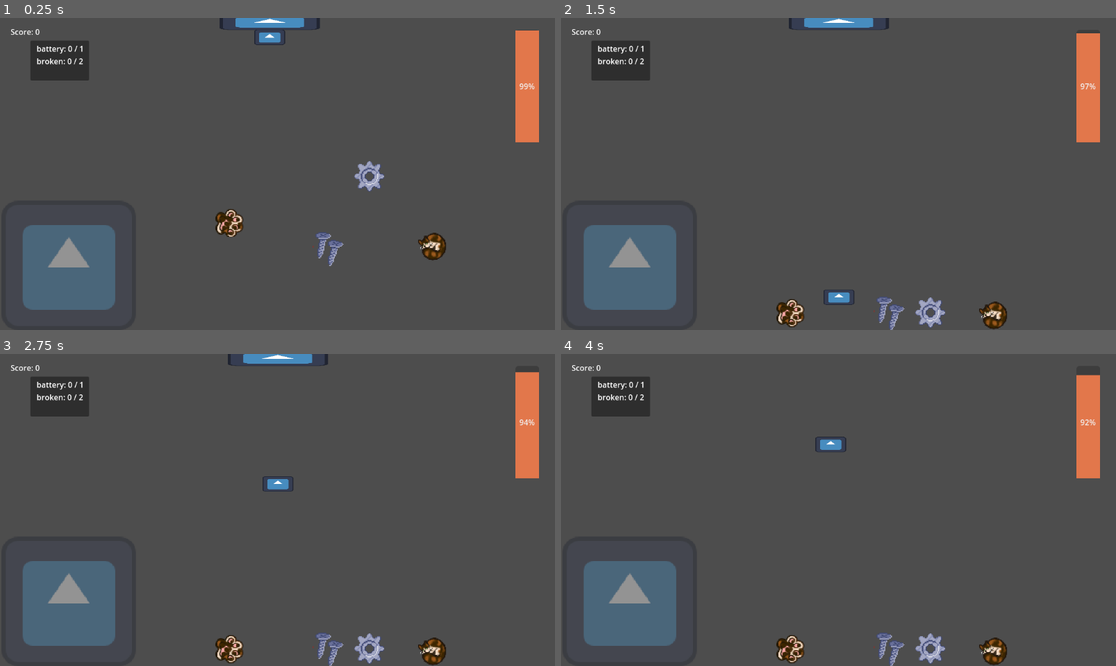
Above: before the commit, frames 1-4 (two rows, left to right).
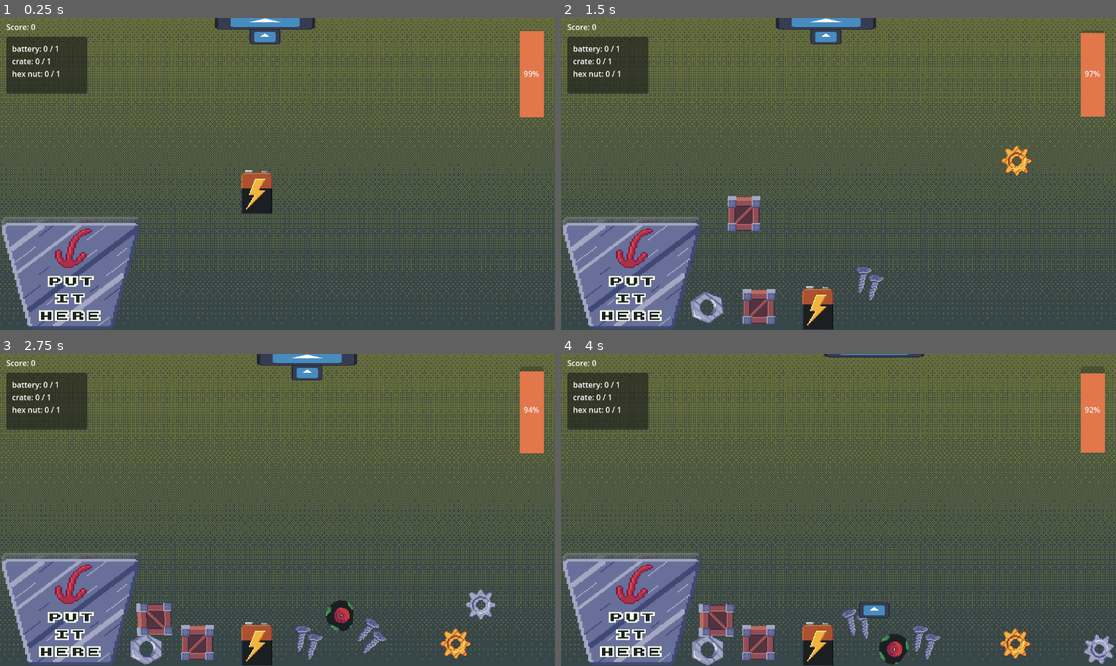
Above: after the commit, the same moments.

Repository: geuresti/mini_jam_214
Game: Godot game, scene res://Scenes/level.tscn
Two runs of this game, one before a commit and one after it. Both use one fixed random seed, a clock stepped at 60 frames per second and the inputs below. The engine's default icon, where the game draws it, is replaced by a stand-in: a white triangle on a blue panel in a dark square.
Inputs (mouse positions are in pixels of both pictures, inside the frame that each line leads up to):
- Up to frame 1 (0.25 s): no input
- Up to frame 2 (1.5 s): move the mouse to (960, 158) at 0.52 s; hold D (right) 0.53-1.28 s; tap Space (activate) at 0.6, 1.35 s; move the mouse to (727, 189) at 1.27 s; hold Down (ui_down) from 1.28 s (still down)
- Up to frame 3 (2.75 s): move the mouse to (333, 441) at 2.02 s; release Down (ui_down) at 2.03 s; hold D (right) from 2.03 s (still down); tap Space (activate) at 2.1 s
- Up to frame 4 (4 s): move the mouse to (810, 572) at 2.77 s; release D (right) at 2.78 s; hold Up (ui_up) 2.78-3.53 s; tap Space (activate) at 2.85, 3.6 s; move the mouse to (1005, 556) at 3.52 s; hold A (left) from 3.53 s (still down)

The runs differ from the first frame. In frame 1, 39% of the frame differs, in the area x 0-100%, y 0-100%; in frame 2, 42%; in frame 3, 43%; in frame 4, 43%.

Commit message:
Added Art
Added art assets, fixed bugs, added game loop logic

Diff:
--- a/Scenes/HUD.tscn
+++ b/Scenes/HUD.tscn
@@ -15,39 +15,52 @@
 grow_vertical = 2
 script = ExtResource("1_sd512")
 
-[node name="Top_Row_UI" type="HBoxContainer" parent="."]
+[node name="Score" type="Label" parent="."]
 layout_mode = 1
-anchors_preset = 10
-anchor_right = 1.0
-offset_left = 12.0
-offset_right = -12.0
-offset_bottom = 40.0
+anchors_preset = -1
+anchor_left = 0.011
+anchor_top = 0.011
+anchor_right = 0.159
+anchor_bottom = 0.045
 grow_horizontal = 2
-
-[node name="Score" type="Label" parent="Top_Row_UI"]
-layout_mode = 2
+grow_vertical = 2
 text = "Score: 0"
 
 [node name="EnergyBar" type="ProgressBar" parent="."]
-layout_mode = 0
-offset_left = 1018.0
-offset_top = 16.0
-offset_right = 1067.0
-offset_bottom = 249.0
+layout_mode = 1
+anchors_preset = -1
+anchor_left = 0.937
+anchor_top = 0.04
+anchor_right = 0.98
+anchor_bottom = 0.317
+grow_horizontal = 2
+grow_vertical = 2
 theme_override_styles/fill = SubResource("StyleBoxFlat_sd512")
 value = 50.0
 fill_mode = 3
 
+[node name="TextureProgressBar" type="TextureProgressBar" parent="."]
+layout_mode = 0
+offset_left = 751.0
+offset_top = 130.0
+offset_right = 791.0
+offset_bottom = 170.0
+
 [node name="Level_Requirements" type="Panel" parent="."]
-layout_mode = 0
-offset_left = 11.0
-offset_top = 38.0
-offset_right = 133.0
-offset_bottom = 121.0
+layout_mode = 1
+anchors_preset = -1
+anchor_left = 0.011
+anchor_top = 0.06
+anchor_right = 0.157
+anchor_bottom = 0.242
 
 [node name="Label" type="Label" parent="Level_Requirements"]
-layout_mode = 0
-offset_left = 13.0
-offset_top = 5.0
-offset_right = 109.0
-offset_bottom = 28.0
+layout_mode = 1
+anchors_preset = -1
+anchor_left = 0.003
+anchor_right = 1.0
+anchor_bottom = 1.0
+offset_left = 11.4954
+offset_top = 13.0
+offset_right = -11.192
+offset_bottom = -81.936
--- a/Scenes/Items/battery_item.tscn
+++ b/Scenes/Items/battery_item.tscn
@@ -1,13 +1,21 @@
 [gd_scene load_steps=3 format=3 uid="uid://c41irqex016gn"]
 
 [ext_resource type="PackedScene" uid="uid://dnbrkwt8mctmj" path="res://Scenes/Items/item.tscn" id="1_7ajt2"]
-[ext_resource type="Texture2D" uid="uid://5ljh3hnq65l" path="res://Assets/Calico_Cat_Paw_Asset_.png" id="2_ahyr3"]
+[ext_resource type="Texture2D" uid="uid://24bv2iksrdfi" path="res://Assets/sprites.png" id="2_ahyr3"]
 
 [node name="BatteryItem" instance=ExtResource("1_7ajt2")]
 points = 10
 energy = 10
-item_type = "Battery"
+item_type = "battery"
 
 [node name="Sprite2D" parent="." index="0"]
-scale = Vector2(1.9375, 1.9375)
 texture = ExtResource("2_ahyr3")
+hframes = 8
+vframes = 4
+frame = 6
+
+[node name="CollisionShape2D" parent="GrabBox" index="0"]
+position = Vector2(0, 1.5)
+
+[node name="PhysicsCollisionShape" parent="." index="2"]
+position = Vector2(0, 1.5)
--- a/Scenes/Items/broken_item.tscn
+++ b/Scenes/Items/bomb_item.tscn
@@ -1,25 +1,30 @@
 [gd_scene load_steps=5 format=3 uid="uid://d2vahky23k64x"]
 
 [ext_resource type="PackedScene" uid="uid://dnbrkwt8mctmj" path="res://Scenes/Items/item.tscn" id="1_dwfcs"]
-[ext_resource type="Texture2D" uid="uid://cnsvsudusxhpt" path="res://Assets/calico_cat.png" id="2_0ait3"]
+[ext_resource type="Texture2D" uid="uid://24bv2iksrdfi" path="res://Assets/sprites.png" id="2_0ait3"]
 
 [sub_resource type="CircleShape2D" id="CircleShape2D_0ait3"]
-radius = 28.0
+radius = 17.0294
 
 [sub_resource type="CircleShape2D" id="CircleShape2D_jsala"]
-radius = 27.0185
+radius = 17.0
 
-[node name="BrokenItem" instance=ExtResource("1_dwfcs")]
+[node name="BombItem" instance=ExtResource("1_dwfcs")]
 energy = -15
-item_type = "Broken"
+item_type = "bomb"
 
 [node name="Sprite2D" parent="." index="0"]
-position = Vector2(-1, 1)
-scale = Vector2(2, 2)
+position = Vector2(-2, 0)
+scale = Vector2(1, 1)
 texture = ExtResource("2_0ait3")
+hframes = 8
+vframes = 4
+frame = 7
 
 [node name="CollisionShape2D" parent="GrabBox" index="0"]
+position = Vector2(-2, 8)
 shape = SubResource("CircleShape2D_0ait3")
 
 [node name="PhysicsCollisionShape" parent="." index="2"]
+position = Vector2(-2, 9)
 shape = SubResource("CircleShape2D_jsala")
--- /dev/null
+++ b/Scenes/Items/crate_item.tscn
@@ -0,0 +1,21 @@
+[gd_scene load_steps=3 format=3 uid="uid://b46xwaopl5tqg"]
+
+[ext_resource type="PackedScene" uid="uid://dnbrkwt8mctmj" path="res://Scenes/Items/item.tscn" id="1_rqtlo"]
+[ext_resource type="Texture2D" uid="uid://24bv2iksrdfi" path="res://Assets/sprites.png" id="2_13r7y"]
+
+[node name="CrateItem" instance=ExtResource("1_rqtlo")]
+item_type = "crate"
+
+[node name="Sprite2D" parent="." index="0"]
+position = Vector2(2, 1)
+scale = Vector2(1, 1)
+texture = ExtResource("2_13r7y")
+hframes = 7
+vframes = 4
+frame = 4
+
+[node name="CollisionShape2D" parent="GrabBox" index="0"]
+position = Vector2(-1.5, 0)
+
+[node name="PhysicsCollisionShape" parent="." index="2"]
+position = Vector2(-1.5, 0)
--- a/Scenes/Items/gear_item.tscn
+++ b/Scenes/Items/gear_item.tscn
@@ -4,20 +4,19 @@
 [ext_resource type="Texture2D" uid="uid://24bv2iksrdfi" path="res://Assets/sprites.png" id="2_ud8qy"]
 
 [sub_resource type="CircleShape2D" id="CircleShape2D_6ga5c"]
-radius = 32.9848
+radius = 16.0
 
 [sub_resource type="CircleShape2D" id="CircleShape2D_kj02d"]
-radius = 32.0
+radius = 16.0
 
 [node name="GearItem" instance=ExtResource("1_koha3")]
 points = 10
-item_type = "Gear"
+item_type = "gear"
 
 [node name="Sprite2D" parent="." index="0"]
-scale = Vector2(2, 2)
 texture = ExtResource("2_ud8qy")
-hframes = 8
-vframes = 11
+hframes = 9
+vframes = 6
 
 [node name="CollisionShape2D" parent="GrabBox" index="0"]
 shape = SubResource("CircleShape2D_6ga5c")
--- /dev/null
+++ b/Scenes/Items/golden_gear_item.tscn
@@ -0,0 +1,16 @@
+[gd_scene load_steps=3 format=3 uid="uid://dm7hilwuamw1x"]
+
+[ext_resource type="PackedScene" uid="uid://dnbrkwt8mctmj" path="res://Scenes/Items/item.tscn" id="1_g14cs"]
+[ext_resource type="Texture2D" uid="uid://24bv2iksrdfi" path="res://Assets/sprites.png" id="2_7hja7"]
+
+[node name="GoldenGearItem" instance=ExtResource("1_g14cs")]
+points = 15
+energy = 5
+item_type = "golden gear"
+
+[node name="Sprite2D" parent="." index="0"]
+scale = Vector2(1, 1)
+texture = ExtResource("2_7hja7")
+hframes = 9
+vframes = 6
+frame = 1
--- /dev/null
+++ b/Scenes/Items/hex_nut_item.tscn
@@ -0,0 +1,19 @@
+[gd_scene load_steps=3 format=3 uid="uid://7ry0qh2lanry"]
+
+[ext_resource type="PackedScene" uid="uid://dnbrkwt8mctmj" path="res://Scenes/Items/item.tscn" id="1_x7iey"]
+[ext_resource type="Texture2D" uid="uid://24bv2iksrdfi" path="res://Assets/sprites.png" id="2_7sv5i"]
+
+[node name="HexNutItem" instance=ExtResource("1_x7iey")]
+item_type = "hex nut"
+
+[node name="Sprite2D" parent="." index="0"]
+texture = ExtResource("2_7sv5i")
+hframes = 9
+vframes = 5
+frame = 3
+
+[node name="CollisionShape2D" parent="GrabBox" index="0"]
+position = Vector2(0, -1)
+
+[node name="PhysicsCollisionShape" parent="." index="2"]
+position = Vector2(0, -1)
--- a/Scenes/Items/item.tscn
+++ b/Scenes/Items/item.tscn
@@ -4,16 +4,15 @@
 [ext_resource type="Texture2D" uid="uid://bknma0q766xio" path="res://Assets/icon.svg" id="1_ys0gr"]
 
 [sub_resource type="RectangleShape2D" id="RectangleShape2D_76mu4"]
-size = Vector2(64, 64)
+size = Vector2(32, 45)
 
 [sub_resource type="RectangleShape2D" id="RectangleShape2D_u06aw"]
-size = Vector2(64, 64)
+size = Vector2(32, 45)
 
 [node name="Item" type="RigidBody2D"]
 script = ExtResource("1_76mu4")
 
 [node name="Sprite2D" type="Sprite2D" parent="."]
-scale = Vector2(0.5, 0.5)
 texture = ExtResource("1_ys0gr")
 
 [node name="GrabBox" type="Area2D" parent="." groups=["Item"]]
--- a/Scenes/Items/screw_item.tscn
+++ b/Scenes/Items/screw_item.tscn
@@ -5,11 +5,17 @@
 
 [node name="ScrewItem" instance=ExtResource("1_m3dlb")]
 points = 15
-item_type = "Screw"
+item_type = "screw"
 
 [node name="Sprite2D" parent="." index="0"]
-scale = Vector2(2, 2)
+position = Vector2(1, -2)
 texture = ExtResource("2_7ubyo")
-hframes = 8
-vframes = 10
+hframes = 9
+vframes = 5
 frame = 2
+
+[node name="CollisionShape2D" parent="GrabBox" index="0"]
+position = Vector2(1.5, -2.5)
+
+[node name="PhysicsCollisionShape" parent="." index="2"]
+position = Vector2(1.5, -2.5)
--- /dev/null
+++ b/Scenes/Items/wheel_item.tscn
@@ -0,0 +1,28 @@
+[gd_scene load_steps=5 format=3 uid="uid://dps138fkfwiv"]
+
+[ext_resource type="PackedScene" uid="uid://dnbrkwt8mctmj" path="res://Scenes/Items/item.tscn" id="1_amk5p"]
+[ext_resource type="Texture2D" uid="uid://24bv2iksrdfi" path="res://Assets/sprites.png" id="2_c6gbp"]
+
+[sub_resource type="CircleShape2D" id="CircleShape2D_bw6c8"]
+radius = 16.0312
+
+[sub_resource type="CircleShape2D" id="CircleShape2D_0nq4c"]
+radius = 16.0
+
+[node name="WheelItem" instance=ExtResource("1_amk5p")]
+points = 10
+item_type = "wheel"
+
+[node name="Sprite2D" parent="." index="0"]
+texture = ExtResource("2_c6gbp")
+hframes = 9
+vframes = 5
+frame = 4
+
+[node name="CollisionShape2D" parent="GrabBox" index="0"]
+position = Vector2(1, 0)
+shape = SubResource("CircleShape2D_bw6c8")
+
+[node name="PhysicsCollisionShape" parent="." index="2"]
+position = Vector2(1, 0)
+shape = SubResource("CircleShape2D_0nq4c")
--- a/Scenes/bucket.tscn
+++ b/Scenes/bucket.tscn
@@ -1,53 +1,61 @@
 [gd_scene load_steps=7 format=3 uid="uid://oo8fgpx34kmi"]
 
 [ext_resource type="Script" uid="uid://du8ojcffubmhm" path="res://Scripts/bucket.gd" id="1_b0qqc"]
-[ext_resource type="Texture2D" uid="uid://bknma0q766xio" path="res://Assets/icon.svg" id="2_dco0c"]
+[ext_resource type="Texture2D" uid="uid://dfxu13wriqs1x" path="res://Assets/bucket.png" id="2_dco0c"]
 
 [sub_resource type="RectangleShape2D" id="RectangleShape2D_hgwrd"]
-size = Vector2(128, 4.5)
+size = Vector2(61, 4.5)
 
 [sub_resource type="RectangleShape2D" id="RectangleShape2D_b0qqc"]
-size = Vector2(4, 64)
+size = Vector2(4.42443, 75.1862)
 
 [sub_resource type="RectangleShape2D" id="RectangleShape2D_dco0c"]
-size = Vector2(4, 64)
+size = Vector2(4, 75.0634)
 
 [sub_resource type="RectangleShape2D" id="RectangleShape2D_fl0yo"]
-size = Vector2(120, 20)
+size = Vector2(59, 34)
 
 [node name="Bucket" type="Node2D"]
 script = ExtResource("1_b0qqc")
 
+[node name="BucketBG" type="Sprite2D" parent="."]
+self_modulate = Color(1, 1, 1, 0.32549)
+position = Vector2(48, -49.25)
+scale = Vector2(1.23077, 0.72561)
+texture = ExtResource("2_dco0c")
+
+[node name="Bucket" type="Sprite2D" parent="."]
+position = Vector2(48, -37.375)
+scale = Vector2(1.21795, 0.917683)
+texture = ExtResource("2_dco0c")
+
 [node name="BucketFloor" type="StaticBody2D" parent="."]
+position = Vector2(17, 0)
 
 [node name="CollisionShape2D" type="CollisionShape2D" parent="BucketFloor"]
-position = Vector2(64, -1.75)
+position = Vector2(30.5, -1.75)
 shape = SubResource("RectangleShape2D_hgwrd")
 
 [node name="BucketLeftWall" type="StaticBody2D" parent="."]
 
 [node name="CollisionShape2D" type="CollisionShape2D" parent="BucketLeftWall"]
-position = Vector2(2, -32)
+position = Vector2(9.79528, -38.6983)
+rotation = -0.244346
 shape = SubResource("RectangleShape2D_b0qqc")
 
 [node name="BucketRightWall" type="StaticBody2D" parent="."]
 
 [node name="CollisionShape2D" type="CollisionShape2D" parent="BucketRightWall"]
-position = Vector2(126, -32)
+position = Vector2(85.2496, -38.501)
+rotation = 0.244346
 shape = SubResource("RectangleShape2D_dco0c")
 
 [node name="ScoreZone" type="Area2D" parent="."]
 
 [node name="CollisionShape2D" type="CollisionShape2D" parent="ScoreZone"]
 modulate = Color(1, 0.388001, 0.576384, 1)
-position = Vector2(64, -14)
+position = Vector2(47.5, -19)
 shape = SubResource("RectangleShape2D_fl0yo")
-
-[node name="Sprite2D" type="Sprite2D" parent="."]
-self_modulate = Color(1, 1, 1, 0.396078)
-position = Vector2(64, -32)
-scale = Vector2(1, 0.5)
-texture = ExtResource("2_dco0c")
 
 [connection signal="area_entered" from="ScoreZone" to="." method="_on_score_zone_area_entered"]
 [connection signal="area_exited" from="ScoreZone" to="." method="_on_score_zone_area_exited"]
--- a/Scenes/level.gd
+++ /dev/null
@@ -1,39 +0,0 @@
-extends Node2D
-
-@onready var floor = $Floor
-@onready var HUD = $HUD
-
-# Testing platform manipulation
-#func _ready() -> void:
-#	await get_tree().create_timer(1).timeout
-#	floor.rotate(0.43)
-
-# How many items will fill the claw machine at minium
-var MIN_ITEMS_SPAWN = 8
-
-# How many items are required to pass the level
-# (this will scale based on Globals.level value)
-var min_required_items = 3
-
-var items = ["screw", "battery", "gear", "broken"]
-
-var required_items = {
-	"screw": 0,
-	"battery": 0,
-	"gear": 0,
-	"broken": 0
-}
-
-func _ready() -> void:
-	generate_level_requirements()
-
-# Generate a random set of required items to beat the level
-func generate_level_requirements() -> void:
-	for i in min_required_items:
-		required_items[items.pick_random()] += 1
-
-	# Update Globals var
-	Globals.required_level_items = required_items
-
-	# Tell HUD to update the requirements label
-	HUD.update_requirements_list(required_items)
--- a/Scenes/level.tscn
+++ b/Scenes/level.tscn
@@ -1,13 +1,13 @@
-[gd_scene load_steps=11 format=3 uid="uid://kuvp1brhjfkm"]
+[gd_scene load_steps=9 format=3 uid="uid://kuvp1brhjfkm"]
 
-[ext_resource type="Script" uid="uid://c1xrkjgck5agu" path="res://Scenes/level.gd" id="1_0f350"]
+[ext_resource type="Script" uid="uid://c1xrkjgck5agu" path="res://Scripts/level.gd" id="1_0f350"]
 [ext_resource type="PackedScene" uid="uid://ufh13opu64v3" path="res://Scenes/claw.tscn" id="1_tumq0"]
 [ext_resource type="PackedScene" uid="uid://b58bvdfgl50jo" path="res://Scenes/HUD.tscn" id="1_wqkje"]
+[ext_resource type="Texture2D" uid="uid://da18lnvit7hdl" path="res://Assets/background.png" id="2_wqkje"]
 [ext_resource type="PackedScene" uid="uid://oo8fgpx34kmi" path="res://Scenes/bucket.tscn" id="3_6phgx"]
-[ext_resource type="PackedScene" uid="uid://wodfkh32yxag" path="res://Scenes/Items/gear_item.tscn" id="3_81xng"]
-[ext_resource type="PackedScene" uid="uid://c41irqex016gn" path="res://Scenes/Items/battery_item.tscn" id="6_754fn"]
-[ext_resource type="PackedScene" uid="uid://d2vahky23k64x" path="res://Scenes/Items/broken_item.tscn" id="7_bvt00"]
-[ext_resource type="PackedScene" uid="uid://cvlqnpsx4cevk" path="res://Scenes/Items/screw_item.tscn" id="8_oqgf2"]
+
+[sub_resource type="RectangleShape2D" id="RectangleShape2D_81xng"]
+size = Vector2(730, 70)
 
 [sub_resource type="RectangleShape2D" id="RectangleShape2D_k5f4k"]
 size = Vector2(1154, 20)
@@ -18,41 +18,29 @@
 [node name="Level" type="Node2D"]
 script = ExtResource("1_0f350")
 
-[node name="HUD" parent="." instance=ExtResource("1_wqkje")]
-anchors_preset = 0
-anchor_right = 0.0
-anchor_bottom = 0.0
-offset_left = 52.0
-offset_top = 9.0
-offset_right = 52.0
-offset_bottom = 9.0
-grow_horizontal = 1
-grow_vertical = 1
+[node name="Background" type="TextureRect" parent="."]
+modulate = Color(1, 1, 1, 0.301961)
+offset_right = 1167.0
+offset_bottom = 653.0
+texture = ExtResource("2_wqkje")
 
 [node name="Claw" parent="." instance=ExtResource("1_tumq0")]
-position = Vector2(560, 48)
+position = Vector2(550, 47)
+
+[node name="ItemSpawnArea" type="Area2D" parent="."]
+position = Vector2(725, 307)
+monitoring = false
+monitorable = false
+
+[node name="ItemSpawnAreaShape" type="CollisionShape2D" parent="ItemSpawnArea"]
+position = Vector2(0, 3)
+shape = SubResource("RectangleShape2D_81xng")
+
+[node name="ItemManager" type="Node2D" parent="ItemSpawnArea"]
 
 [node name="Bucket" parent="." instance=ExtResource("3_6phgx")]
 position = Vector2(3, 648)
-scale = Vector2(2.18318, 4.19586)
-
-[node name="ItemManager" type="Node2D" parent="."]
-
-[node name="GearItem" parent="ItemManager" instance=ExtResource("3_81xng")]
-position = Vector2(765, 302)
-item_type = "gear"
-
-[node name="BatteryItem" parent="ItemManager" instance=ExtResource("6_754fn")]
-position = Vector2(476, 398)
-item_type = "battery"
-
-[node name="BrokenItem" parent="ItemManager" instance=ExtResource("7_bvt00")]
-position = Vector2(899, 447)
-item_type = "broken"
-
-[node name="ScrewItem" parent="ItemManager" instance=ExtResource("8_oqgf2")]
-position = Vector2(681, 451)
-item_type = "screw"
+scale = Vector2(3, 3)
 
 [node name="Floor" type="StaticBody2D" parent="."]
 position = Vector2(576, 655)
@@ -78,3 +66,7 @@
 [node name="CollisionShape2D" type="CollisionShape2D" parent="RightWall"]
 position = Vector2(0, 328)
 shape = SubResource("RectangleShape2D_6phgx")
+
+[node name="HUD_Container" type="CanvasLayer" parent="."]
+
+[node name="HUD" parent="HUD_Container" instance=ExtResource("1_wqkje")]
--- a/Scripts/bucket.gd
+++ b/Scripts/bucket.gd
@@ -9,7 +9,7 @@
 
 		# If the item has been in the bucket for one second, score it
 		# This prevents items from being scored if they bounce out
-		await get_tree().create_timer(1).timeout
+		await get_tree().create_timer(0.25).timeout
 
 		if area == detected_item:
 			# Call the item's captured() function
--- a/Scripts/claw.gd
+++ b/Scripts/claw.gd
@@ -29,7 +29,7 @@
 		claw_hit_box.monitoring = true
 
 	# If the claw is not current grabbing allow input
-	if not is_grabbing:
+	if not is_grabbing and Globals.game_state == "READY":
 		# If the claw is holding an item, release it
 		# If the claw is empty, then perform a grab
 		if Input.is_action_just_pressed("activate"):
--- a/Scripts/globals.gd
+++ b/Scripts/globals.gd
@@ -3,6 +3,9 @@
 # Placing these here allows the claw.gd and item.gd scripts to communicate
 var PIN_JOINT : PinJoint2D
 var CLAW : StaticBody2D
+
+# (LOADING, READY)
+var game_state = "LOADING"
 
 # The currently held item
 var grabbed_item : RigidBody2D
@@ -14,12 +17,16 @@
 
 var HUD
 var level = 1
-var required_level_items
+var required_level_items = {}
 var current_captured_items = {
 	"screw": 0,
 	"battery": 0,
 	"gear": 0,
-	"broken": 0
+	"bomb": 0,
+	"crate": 0,
+	"golden gear": 0,
+	"hex nut": 0,
+	"wheel": 0
 }
 
 # Update player energy, score, score label, items captured
@@ -29,6 +36,7 @@
 	if score_label:
 		score_label.text = "Score: %d" % points
 
+	# Increment captured items
 	current_captured_items[item_type] += 1
 
 	# Update HUD to show new values
@@ -36,12 +44,12 @@
 
 	# Check if the level is complete
 	if check_if_level_complete():
-		print("Transition to next level")
+		print("You beat the level!")
 
 # Check if the player has captured all the required items
 func check_if_level_complete() -> bool:
 	for item in required_level_items:
-		if current_captured_items[item] != required_level_items[item]:
+		if current_captured_items[item] < required_level_items[item]:
 			return false
 	return true
 
--- a/Scripts/hud.gd
+++ b/Scripts/hud.gd
@@ -1,6 +1,6 @@
 extends Control
 
-@onready var score_label = $Top_Row_UI/Score
+@onready var score_label = $Score
 @onready var energy_bar = $EnergyBar
 @onready var requirements_label = $Level_Requirements/Label
 
--- a/Scripts/item.gd
+++ b/Scripts/item.gd
@@ -6,11 +6,15 @@
 # This variables will vary by sub class (Ex: gear, screw, etc.)
 @export var points = 5
 @export var energy = 0
-#@export var sprite_texture : Texture2D = preload("res://Assets/icon.svg")
-@export var item_type = "Item"
+@export var item_type = "item"
 
 var is_grabbed : bool = false
 var follow_claw : bool = false
+
+func _ready() -> void:
+	$Sprite2D.scale = Vector2(2, 2)
+	$GrabBox.scale = Vector2(2, 2)
+	$PhysicsCollisionShape.scale = Vector2(2, 2)
 
 # Follow the claw as it retracts upwards after a grab
 func _process(_delta: float) -> void:
--- /dev/null
+++ b/Scripts/level.gd
@@ -0,0 +1,110 @@
+extends Node2D
+
+@onready var level_floor = $Floor
+@onready var HUD = $HUD_Container/HUD
+
+@onready var item_spawn_area = $ItemSpawnArea
+@onready var item_spawn_area_shape = $ItemSpawnArea/ItemSpawnAreaShape
+@onready var item_manager = $ItemSpawnArea/ItemManager
+
+@onready var preloaded_items = {
+	"screw": preload("res://Scenes/Items/screw_item.tscn"),
+	"battery": preload("res://Scenes/Items/battery_item.tscn"),
+	"gear": preload("res://Scenes/Items/gear_item.tscn"),
+	"crate": preload("res://Scenes/Items/crate_item.tscn"),
+	"golden gear": preload("res://Scenes/Items/golden_gear_item.tscn"),
+	"hex nut": preload("res://Scenes/Items/hex_nut_item.tscn"),
+	"wheel": preload("res://Scenes/Items/wheel_item.tscn"),
+	"bomb": preload("res://Scenes/Items/bomb_item.tscn"),
+}
+
+# Track which items NEED to spawn to meet level requirements
+var required_items_to_spawn = []
+
+# Testing platform manipulation
+#func _ready() -> void:
+#	await get_tree().create_timer(1).timeout
+#	level_floor.rotate(0.43)
+
+# How many items will fill the claw machine at minium
+var MIN_ITEMS_SPAWN = 8
+
+# How many items are required to pass the level minimum
+var min_required_items = 2
+
+func _ready() -> void:
+	generate_level_requirements()
+	spawn_random_items()
+
+# Generate a random set of required items to beat the level
+func generate_level_requirements() -> void:
+	# "Bomb" won't be picked as a required item
+	var required_items = {
+		"screw": 0,
+		"battery": 0,
+		"gear": 0,
+		"crate": 0,
+		"golden gear": 0,
+		"hex nut": 0,
+		"wheel": 0
+	}
+
+	var random_item
+
+	# Scale the required items by the level value
+	for i in (min_required_items + Globals.level):
+		random_item = preloaded_items.keys().pick_random()
+		# Avoid picking a bomb as a required item
+		while random_item == "bomb":
+			random_item = preloaded_items.keys().pick_random()
+		# Increment the number required for the specific item
+		required_items[random_item] += 1
+		required_items_to_spawn.append(random_item)
+
+	# Update Globals var
+	Globals.required_level_items = required_items
+
+	# Tell HUD to update the requirements label
+	HUD.update_requirements_list(required_items)
+
+# Spawn items random within the ItemSpawnAreaShape node
+func spawn_random_items():
+	print("ITEMS TO SPAWN: ", required_items_to_spawn)
+	var random_pos
+	var random_item
+	var new_item
+
+	# First spawn all the items required to beat the level
+	for item in required_items_to_spawn:
+		random_pos = get_random_spawn()
+		new_item = preloaded_items[item].instantiate()
+		new_item.position = random_pos
+		item_manager.add_child(new_item)
+		#new_item.scale = Vector2(1.5, 1.5)
+		await get_tree().create_timer(0.25).timeout
+
+	# Then spawn the other randomized items
+	for i in (MIN_ITEMS_SPAWN + Globals.level - len(required_items_to_spawn)):
+		random_pos = get_random_spawn()
+		random_item = preloaded_items.keys().pick_random()
+		new_item = preloaded_items[random_item].instantiate()
+		new_item.position = random_pos
+
+		item_manager.add_child(new_item)
+		#new_item.scale = Vector2(1.5, 1.5)
+		await get_tree().create_timer(0.25).timeout
+
+	Globals.game_state = "READY"
+
+# Return a random spawn location within the bounds of the platform
+func get_random_spawn() -> Vector2:
+	var shape = item_spawn_area_shape.shape.size / 2.0
+	var pos = Vector2(
+		randf_range(
+			item_spawn_area_shape.position.x - shape.x,
+			item_spawn_area_shape.position.x + shape.x),
+		randf_range(
+			item_spawn_area_shape.position.y - shape.y,
+			item_spawn_area_shape.position.y + shape.y)
+		)
+	return pos
Binary file removed: Assets/Calico_Cat_Paw_Asset_.png
Not shown, removed: Assets/Calico_Cat_Paw_Asset_.png.import
Binary file removed: Assets/Orange_Cat_Paw_Asset.png
Binary file added: Assets/assets2.png
Not shown, changed: Assets/assets2.png.import
Binary file added: Assets/background.png
Not shown, changed: Assets/background.png.import
Binary file added: Assets/bucket.png
Not shown, changed: Assets/bucket.png.import
Binary file removed: Assets/calico_cat.png
Binary file removed: Assets/orange_cat.png
Binary file changed: Assets/sprites.png
(and 1 more such lines)
